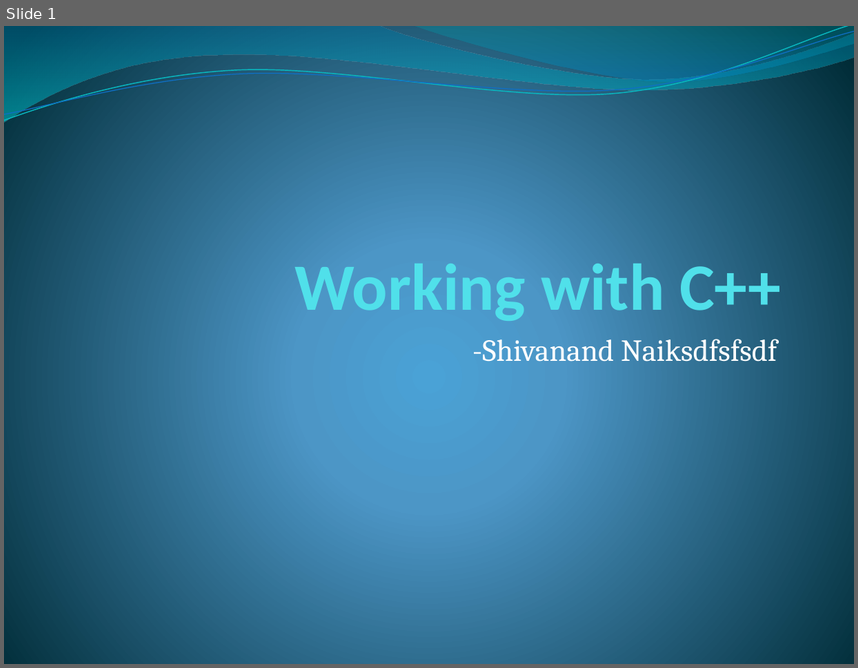
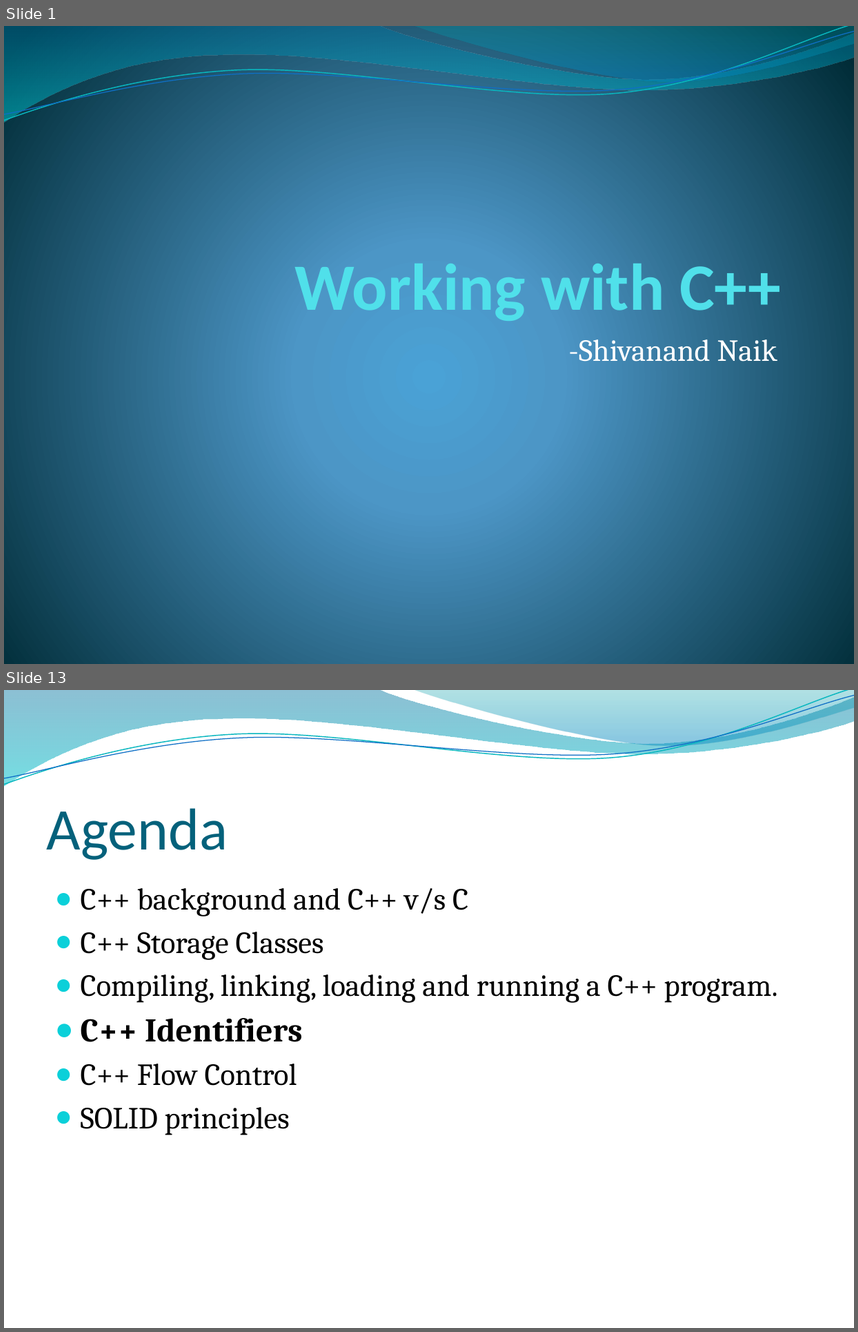
Before and after one commit to shivanandnaik/Presentations, a slide deck: c++.pptx. Shown one above the other, each under a label of ours: slide 1 before the commit, slides 1 and 13 after it; the slides between them are not shown. The pictures are 858x668 and 858x1332 pixels, drawn with LibreOffice and Linux fonts; fonts in the diff are those of the drawing; background and template pictures are left out. Boxes give left, top, right and bottom in pixels: in the first picture for what was removed or moved away, otherwise in the second. Text is boxed around its words. In the diff, an @@ line names an element or a change of style, - is before the commit and + after.

```diff
--- a/c++.pptx
+++ b/c++.pptx
@@ slide 13 added at [4, 690, 854, 1328], background picture (left out); not listed: 4 template elements that a slide beside it also shows @@
@@ title added at [47, 808, 228, 860], 50 pt, text #04617B @@
+Agenda
@@ text added at [81, 888, 778, 1135], 26 pt, text #000000 @@
+● C++ background and C++ v/s C
+● C++ Storage Classes
+● Compiling, linking, loading and running a C++ program.
+● C++ Identifiers
+● C++ Flow Control
+● SOLID principles
@@ slide 1 changed as well @@
@@ subtitle at [568, 339, 777, 361]: text changed @@
--Shivanand Naiksdfsfsdf
+-Shivanand Naik
```
Also in this commit, not shown: 1 other slide changed, 23 other slides added.
